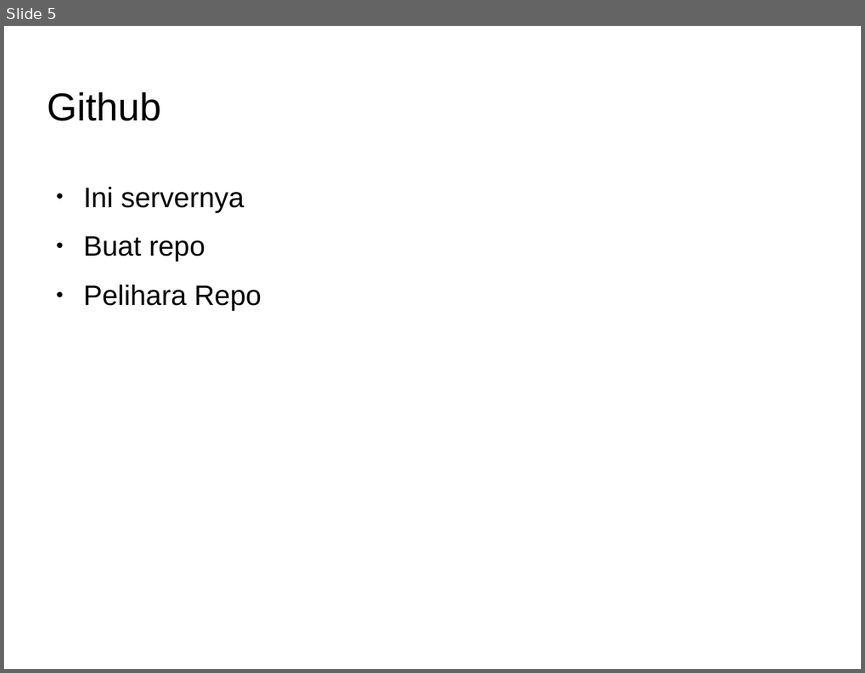
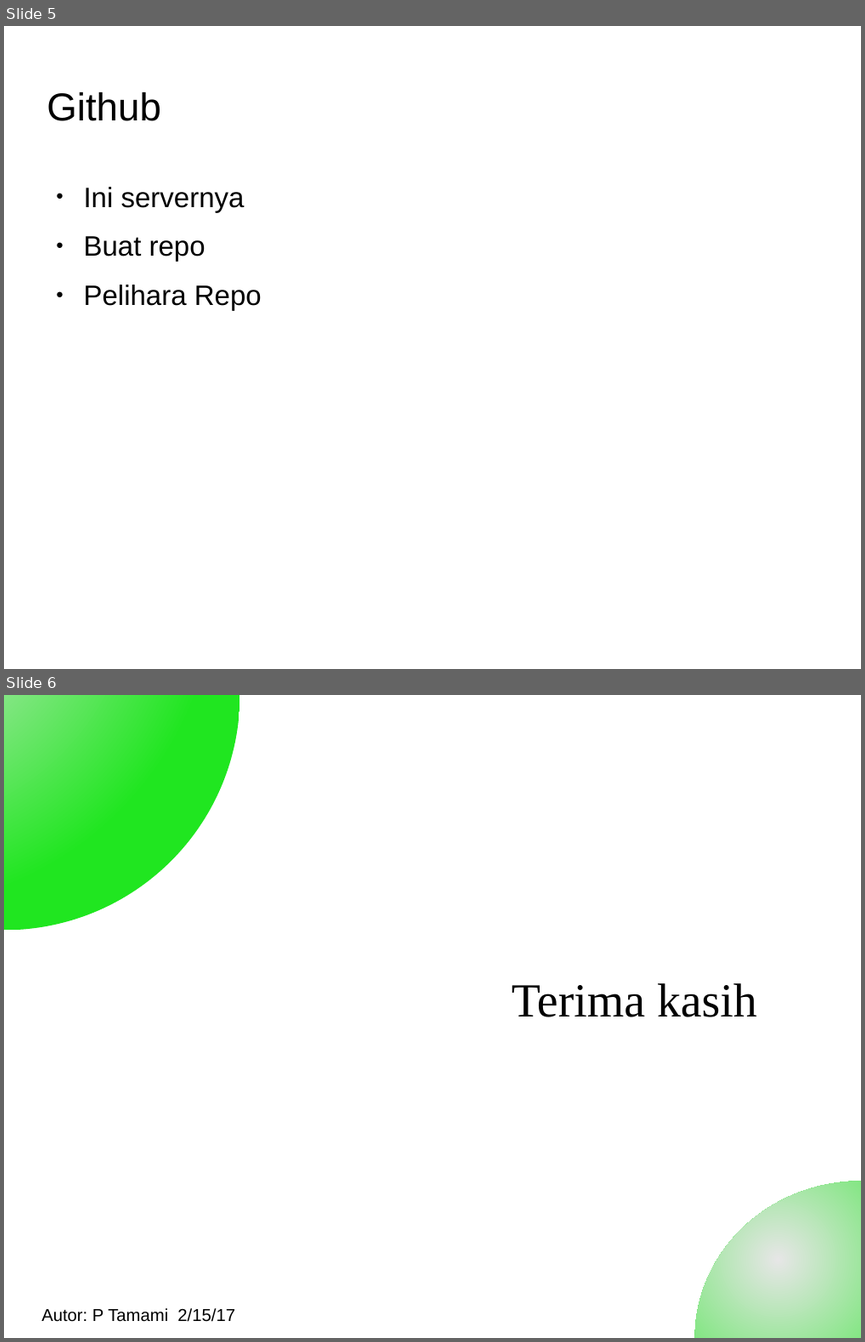
Before and after one commit to tamami-iprakom/kulgram-git, a slide deck: git-basic.odp. Shown one above the other, each under a label of ours: slide 5 before the commit, slides 5 and 6 after it. The pictures are 865x673 and 865x1342 pixels, drawn with LibreOffice and Linux fonts; fonts in the diff are those of the drawing; background and template pictures are left out. Boxes give left, top, right and bottom in pixels: in the first picture for what was removed or moved away, otherwise in the second. Text is boxed around its words. In the diff, an @@ line names an element or a change of style, - is before the commit and + after.

```diff
--- a/git-basic.odp
+++ b/git-basic.odp
@@ slide 6 added at <box>4,695,861,1338</box>, background #FFFFFF @@
@@ pie slice (boxed as its full ellipse) added at <box>4,695,239,930</box>, fill gradient #E6E6E6 to #20E620 @@
@@ title added at <box>511,983,757,1017</box>, 44 pt, text #000000 @@
+Terima kasih
@@ pie slice (boxed as its full ellipse) added at <box>695,1181,861,1338</box>, fill gradient #E6E6E6 to #20E620 @@
@@ text added at <box>41,1308,235,1321</box>, 16 pt, text #000000 @@
+Autor: P Tamami 2/15/17
```
Also in this commit, not shown: 15 other files.
